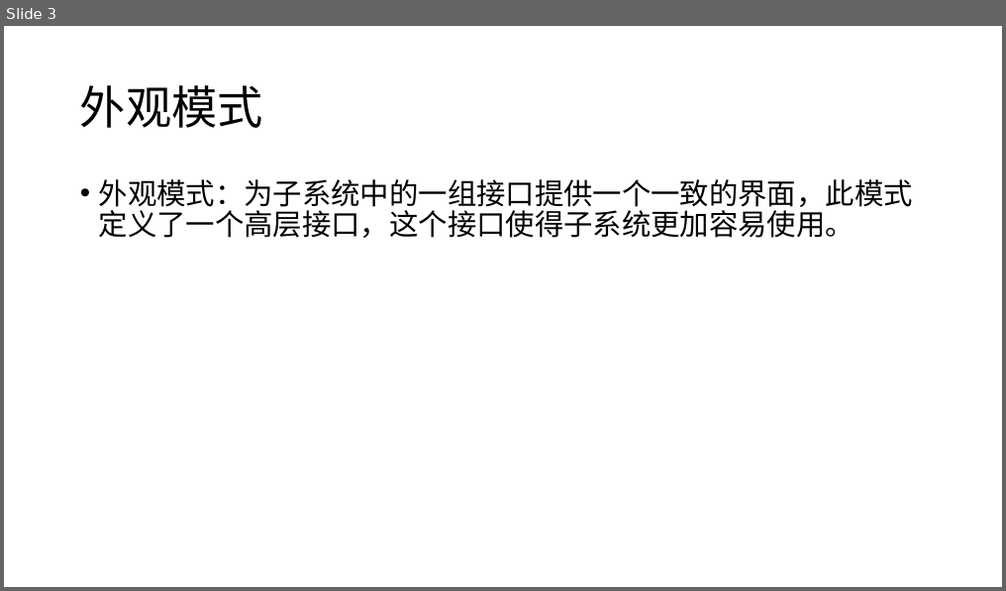
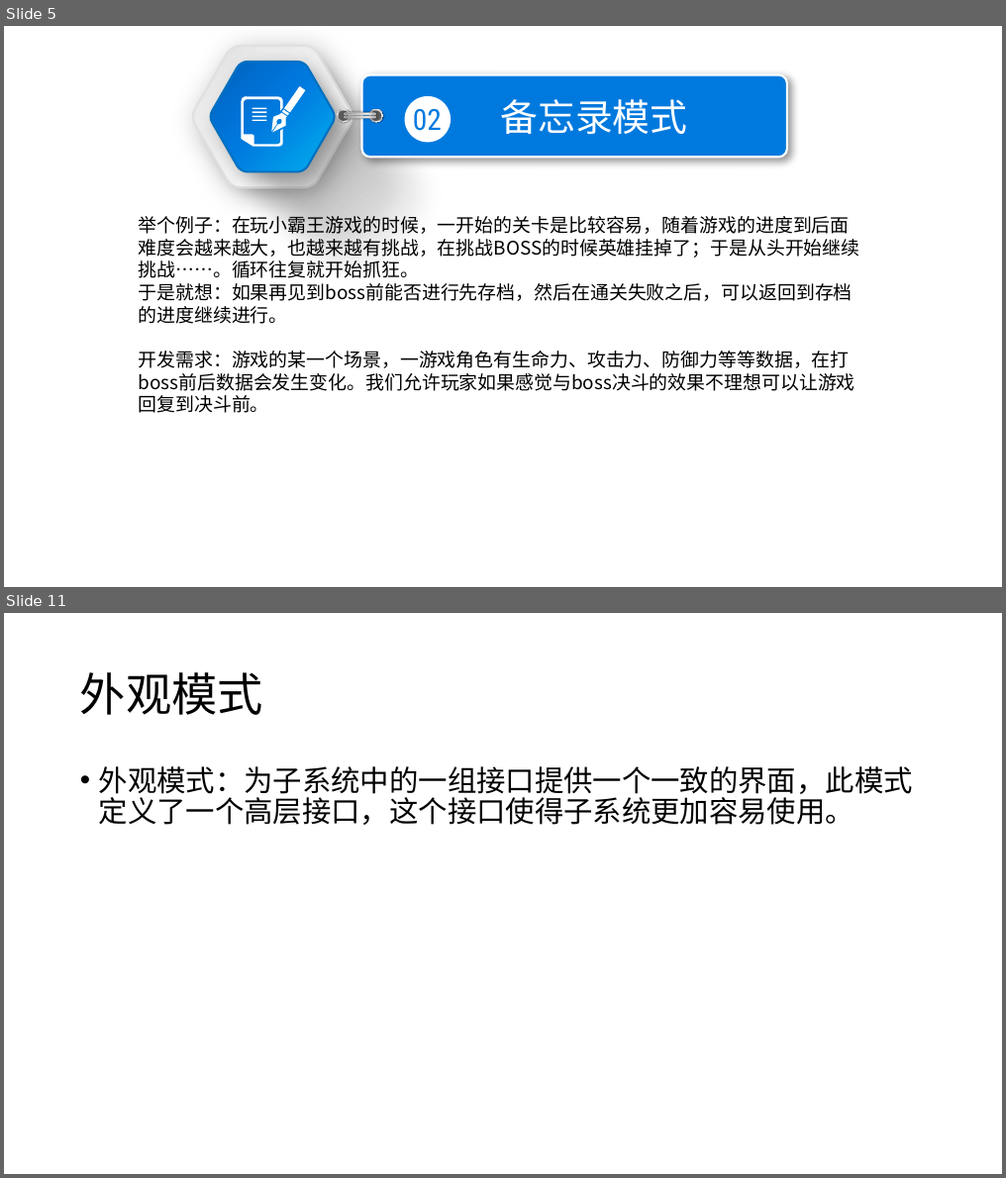
Before and after one commit to CYZZ/shejimoshi, a slide deck: 0329分享会资料/设计模式0328.pptx. Shown one above the other, each under a label of ours: slide 3 before the commit, slides 5 and 11 after it; the slides between them are not shown. The pictures are 1006x591 and 1006x1178 pixels, drawn with LibreOffice and Linux fonts; fonts in the diff are those of the drawing. Boxes give left, top, right and bottom in pixels: in the first picture for what was removed or moved away, otherwise in the second. Text is boxed around its words. In the diff, an @@ line names an element or a change of style, - is before the commit and + after.

Commit message:
feat：更新ppt添加备忘录模式

```diff
--- a/0329分享会资料/设计模式0328.pptx
+++ b/0329分享会资料/设计模式0328.pptx
@@ slide 5 added at <box>4,26,1002,587</box>, background #FFFFFF @@
@@ group added at <box>154,26,489,334</box>: 2 rounded rectangles, 2 freeform shapes @@
@@ rounded rectangle added at <box>361,76,787,158</box>, fill #0079DE, outline #FFFFFF 2 pt @@
@@ group added at <box>242,86,305,148</box>: 4 freeform shapes, 4 rectangles @@
@@ ellipse added at <box>338,109,350,122</box>, fill gradient #FFFFFF to #A6A6A6 to #F2F2F2 @@
@@ ellipse added at <box>338,110,349,121</box>, fill #595959 @@
@@ rounded rectangle added at <box>344,113,375,114</box>, fill gradient #808080 to #A6A6A6 to #D9D9D9 to #FFFFFF, outline #FFFFFF 0.75 pt @@
@@ ellipse added at <box>370,109,383,122</box>, fill gradient #FFFFFF to #A6A6A6 to #F2F2F2 @@
@@ ellipse added at <box>371,110,381,121</box>, fill #595959 @@
@@ ellipse added at <box>405,96,450,143</box>, fill #FFFFFF @@
@@ text added at <box>413,108,442,138</box>, 28 pt, text #0079DE @@
+02
@@ text added at <box>501,99,688,134</box>, 36 pt, text #FFFFFF @@
+备忘录模式
@@ rounded rectangle added at <box>344,116,375,118</box>, fill gradient #808080 to #A6A6A6 to #D9D9D9 to #FFFFFF, outline #FFFFFF 0.75 pt @@
@@ text added at <box>139,212,860,413</box>, 18 pt, text #000000 @@
+举个例子：在玩小霸王游戏的时候，一开始的关卡是比较容易，随着游戏的进度到后面难度会越来越大，也越来越有挑战，在挑战BOSS的时候英雄挂掉了；于是从头开始继续挑战……。循环往复就开始抓狂。
+于是就想：如果再见到boss前能否进行先存档，然后在通关失败之后，可以返回到存档的进度继续进行。
+开发需求：游戏的某一个场景，一游戏角色有生命力、攻击力、防御力等等数据，在打boss前后数据会发生变化。我们允许玩家如果感觉与boss决斗的效果不理想可以让游戏回复到决斗前。
@@ what was slide 3 is now slide 11 @@
```
Also in this commit, not shown: 9 other slides added, 2 slides removed, 1 other file.
